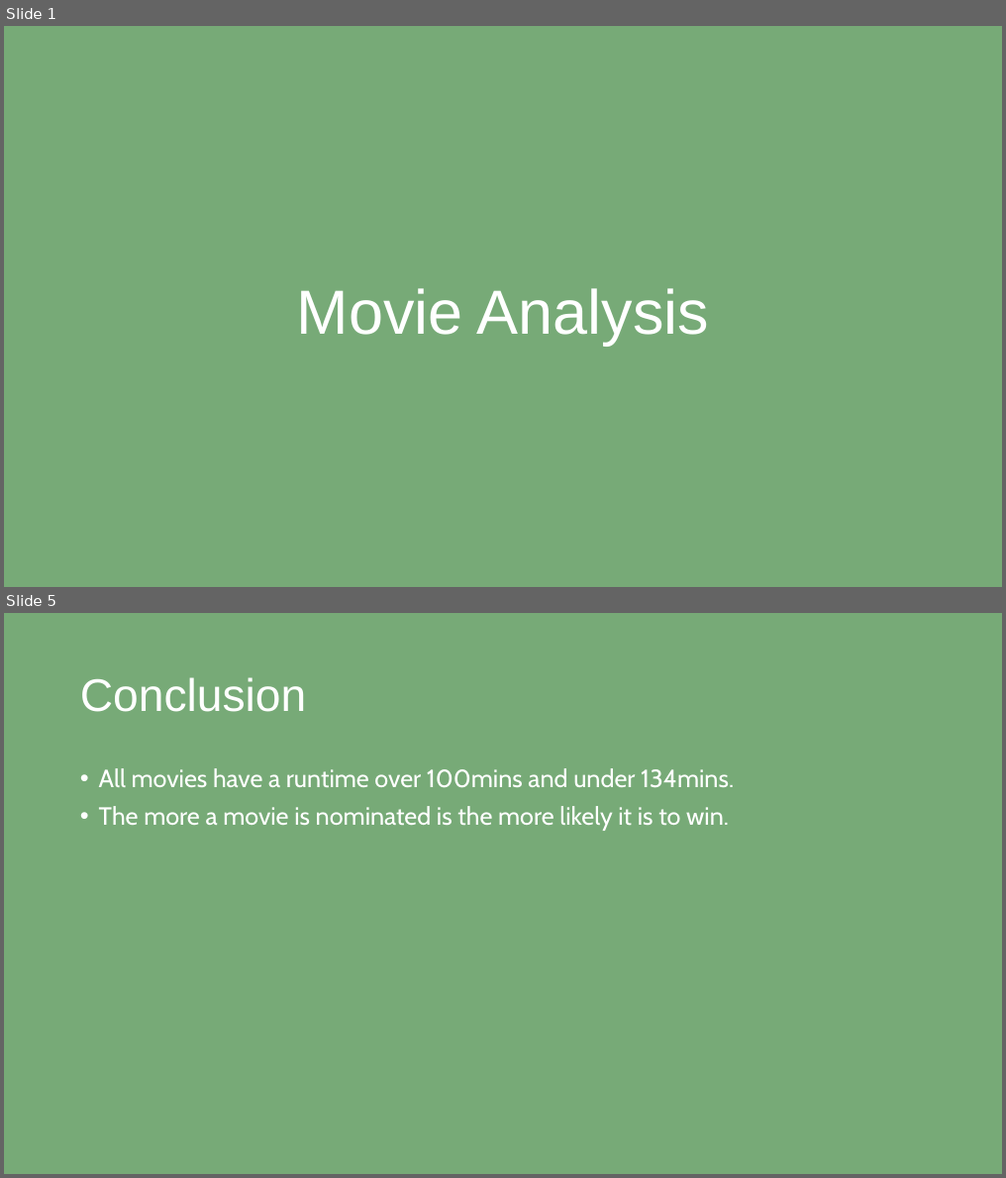
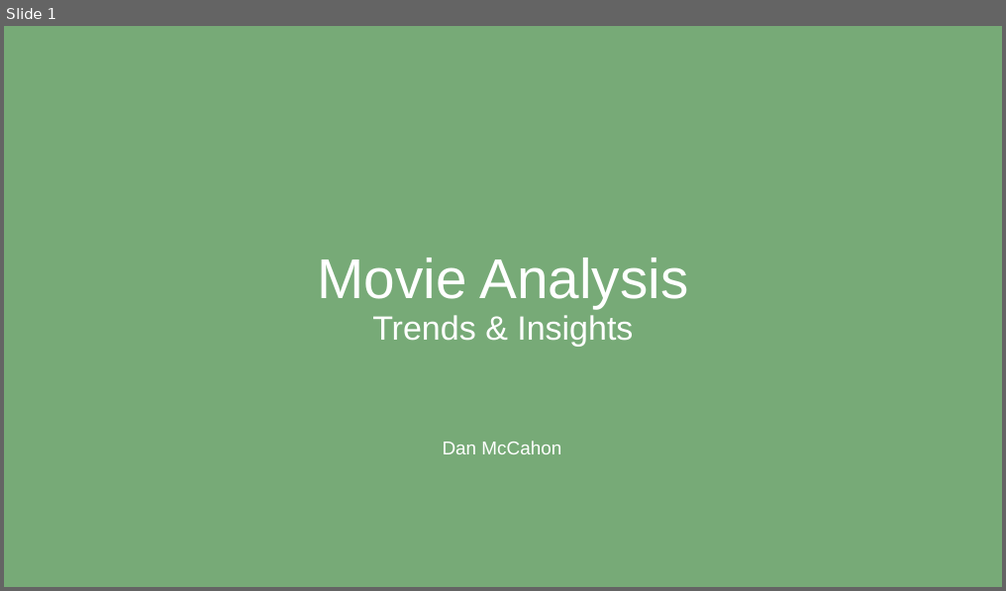
Before and after one commit to dtoshm/data_project_eight, a slide deck: movie_presentation.pptx. Shown one above the other, each under a label of ours: slides 1 and 5 before the commit, slide 1 after it; the slides between them are not shown. The pictures are 1006x1178 and 1006x591 pixels, drawn with LibreOffice and Linux fonts; fonts in the diff are those of the drawing. Boxes give left, top, right and bottom in pixels: in the first picture for what was removed or moved away, otherwise in the second. Text is boxed around its words. In the diff, an @@ line names an element or a change of style, - is before the commit and + after.

```diff
--- a/movie_presentation.pptx
+++ b/movie_presentation.pptx
@@ slide 5 removed at box(4, 613, 1002, 1174), background #77AA77 @@
@@ title removed at box(80, 677, 306, 712) @@
-Conclusion
@@ text removed at box(99, 768, 734, 831) @@
-• All movies have a runtime over 100mins and under 134mins.
-• The more a movie is nominated is the more likely it is to win.
@@ slide 1 changed as well @@
@@ title at box(317, 258, 688, 347): text changed; size 60 to 32.4 pt @@
-Movie Analysis
+Movie Analysis
+Trends & Insights
@@ text added at box(443, 441, 561, 455), 18 pt, text #FFFFFF @@
+Dan McCahon
```
Also in this commit, not shown: 1 other slide changed, 3 slides added, 2 other slides removed, 1 other file.
